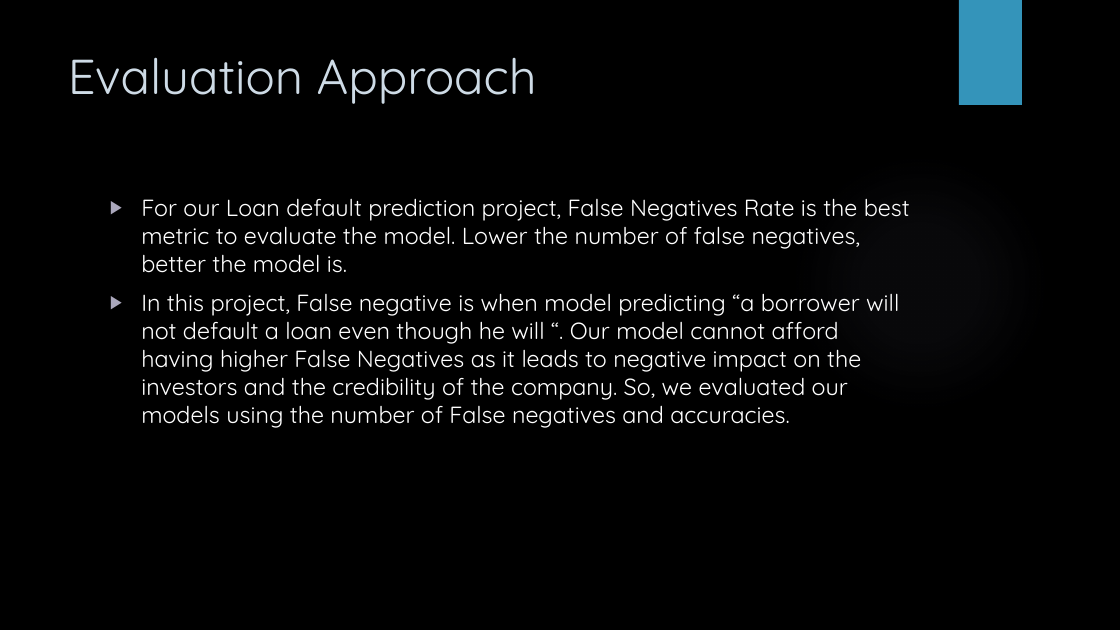
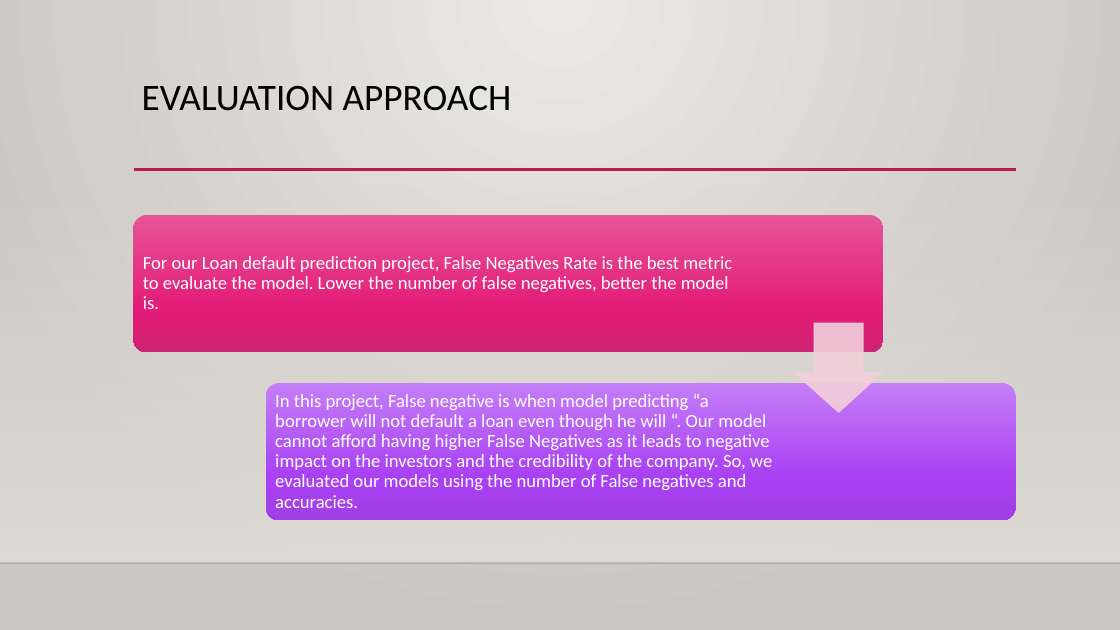
Before and after one commit to sakshamsood2110/pyJupyter, a slide deck: slide 7 of Project/Loan Default Prediction with Predictive Analysis.pptx. Drawn at 1120x630 pixels with LibreOffice and Linux fonts; fonts in the diff are those of the drawing; background and template pictures are left out. Boxes give left, top, right and bottom in pixels: in the first picture for what was removed or moved away, otherwise in the second. Text is boxed around its words. In the diff, an @@ line names an element or a change of style, - is before the commit and + after.

```diff
--- a/Project/Loan Default Prediction with Predictive Analysis.pptx
+++ b/Project/Loan Default Prediction with Predictive Analysis.pptx
@@ background picture (left out) to gradient #ECEAE7 to #CAC7C1 @@
@@ rectangle removed at (959,0,1022,105) @@
@@ title at (142,85,512,111): text changed; size 42 to 32 pt; font Quicksand to Calibri; text colour #CEDBE6 to #000000 @@
-Evaluation Approach
+EVALUATION APPROACH
@@ line added from (134, 170) to (1017, 170), #B71E42 2.5 pt @@
@@ ellipse removed at (791,154,1049,413) @@
@@ rectangle added at (0,186,1120,563), fill gradient #DFDBD5 @@
@@ text at (141,198,910,273): paragraph removed @@
-▶ For our Loan default prediction project, False Negatives Rate is the best metric to evaluate the model. Lower the number of false negatives, better the model is.
@@ group added at (134,215,1016,521): 2 rounded rectangles, 1 text, 1 down arrow @@
+For our Loan default prediction project, False Negatives Rate is the best metric to evaluate the model. Lower the number of false negatives, better the model is.
@@ text "In this project, False negative ...": place and size @@
-text "In this project, False negative ..." at (141,198,910,428)
+text "In this project, False negative ..." at (275,394,772,508)
@@ text "In this project, False negative ..." at (275,394,772,508): size 20 to 16 pt, font Quicksand to Calibri; bullet ▶ to none; line spacing 1 to 0.9; less space between paragraphs; vertical alignment top to middle @@
@@ line added from (0, 563) to (1120, 563), #000001 1 pt @@
```
Also in this commit, not shown: 8 other slides changed.
